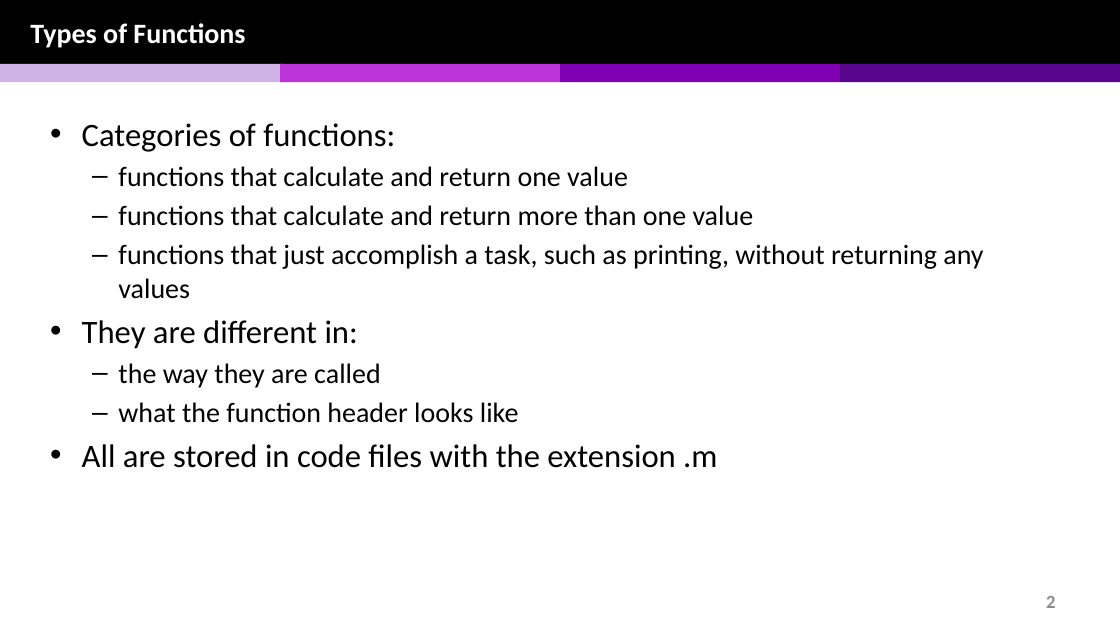
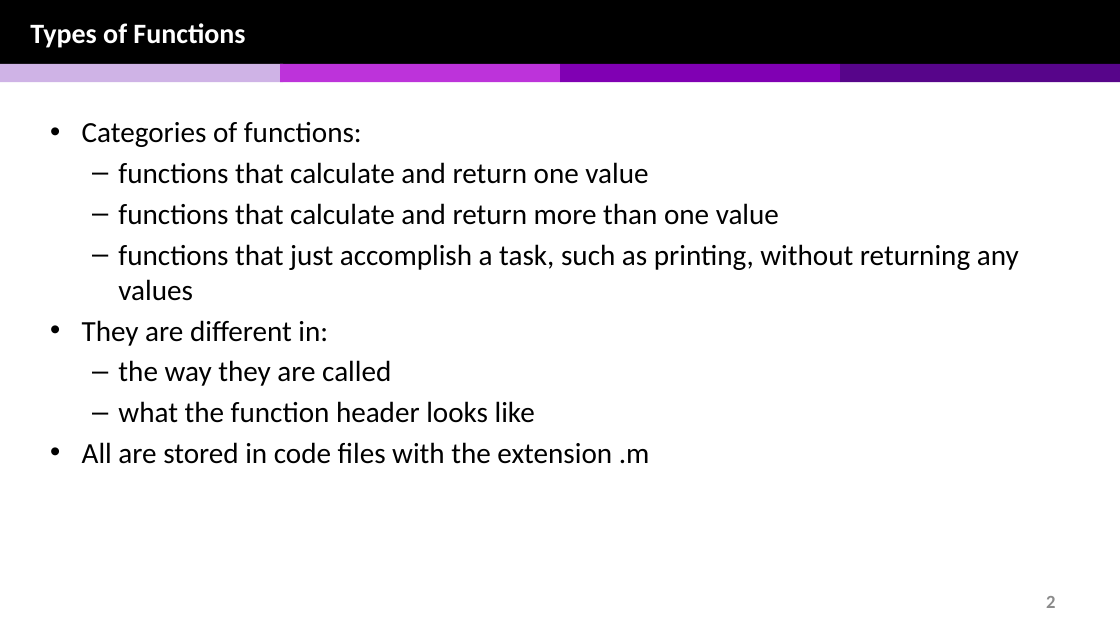
Before and after one commit to chulminy/AE_ENVE_GEOE_121, a slide deck: slide 2 of lecture/function/function_v1.pptx. Drawn at 1120x630 pixels with LibreOffice and Linux fonts; fonts in the diff are those of the drawing. Boxes give left, top, right and bottom in pixels: in the first picture for what was removed or moved away, otherwise in the second. Text is boxed around its words. In the diff, an @@ line names an element or a change of style, - is before the commit and + after.

```diff
--- a/lecture/function/function_v1.pptx
+++ b/lecture/function/function_v1.pptx
@@ text "Categories of functions:" at (82, 122, 1019, 464): size 28 to 25 pt in "Categories of functions:", "They are different in:", "All are stored in code files with ..."; size 24 to 25 pt in "functions that calculate and return one value", "functions that calculate and return more than ...", "functions that just accomplish a task, such ...", "the way they are called" and 1 more places @@
```
Also in this commit, not shown: 6 other slides changed, 17 other files.
